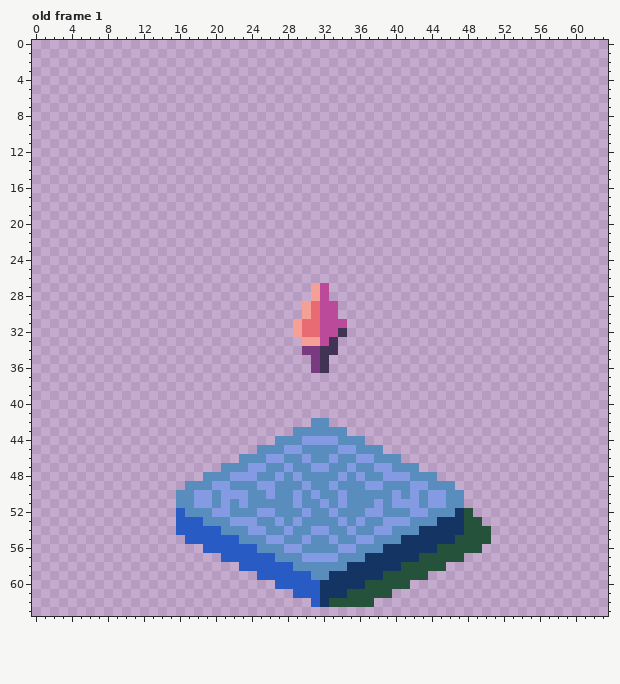
Two states of a pixel-art file, src/assets/environment/base.ase. This is how it looked before the edit.
64x64 pixels, 8 frames. Pixels under 10% opacity are left out. Shown: old frame 1. The commit also changed other frames, which this record leaves out.
The result:
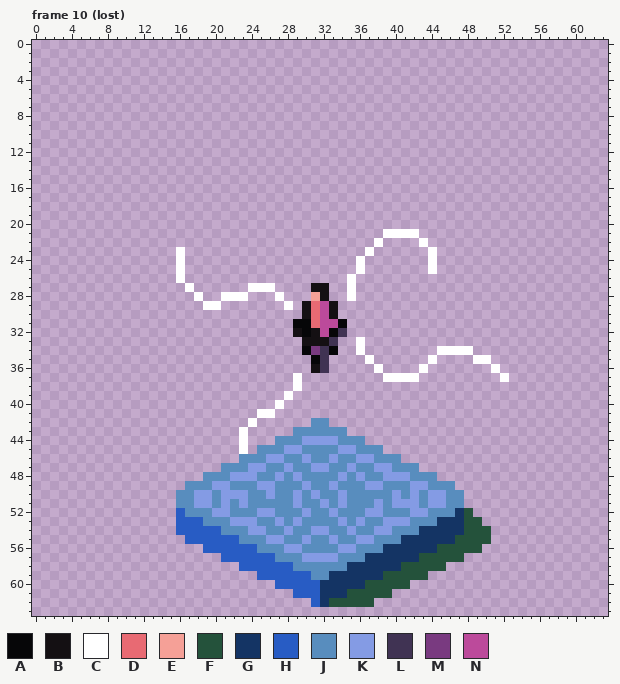
Palette (. is transparent): A #060608  B #141013  C #ffffff  D #e86a73  E #f5a097  F #24523b  G #143464  H #285cc4  J #588dbe  K #849be4  L #403353  M #793a80  N #bc4a9b
A new or re-ordered frame is compared with the old frame closest to it.
Diff:
frames 8 -> 27
--- frame 10 (lost) is new; against old frame 1, layer "Layer 3"
@@ x 14..54 @@
 20 .........................................
-21 .........................................
-22 .........................................
-23 .........................................
-24 .........................................
-25 .........................................
-26 .........................................
-27 .................EN......................
-28 .................EN......................
-29 ................EDNN.....................
-30 ................EDNN.....................
-31 ...............EDDNNN....................
-32 ...............EDDNNL....................
-33 ................EENL.....................
-34 ................MMLL.....................
-35 .................ML......................
-36 .................ML......................
-37 .........................................
-38 .........................................
-39 .........................................
-40 .........................................
-41 .........................................
-42 .................JJ......................
-43 ...............JJJJJJ....................
-44 .............JJJKKKKJJJ..................
-45 ...........JJJKKJJJJKKJJJ................
+21 .........................CCCC............
+22 ........................C....C...........
+23 ..C....................C......C..........
+24 ..C...................C.......C..........
+25 ..C...................C.......C..........
+26 ..C..................C...................
+27 ...C......CCC....BB..C...................
+28 ....C..CCC...C...EB..C...................
+29 .....CC.......C.BDNB.....................
+30 ................BDNB.....................
+31 ...............AADNNA....................
+32 ...............BABNAL....................
+33 ................BBBL..C..................
+34 ................AMLA..C........CCCC......
+35 .................AL....C......C....CC....
+36 .................BL.....C....C.......C...
+37 ...............C.........CCCC.........C..
+38 ...............C.........................
+39 ..............C..........................
+40 .............C...........................
+41 ...........CC............................
+42 ..........C......JJ......................
+43 .........C.....JJJJJJ....................
+44 .........C...JJJKKKKJJJ..................
+45 .........C.JJJKKJJJJKKJJJ................
 46 .........JJJKKJJKJJKJJKKJJJ..............
Boxes around the changes in both pictures, in picture pixels (x1, y1, x2, y2):
changed: (176, 229, 509, 454)
